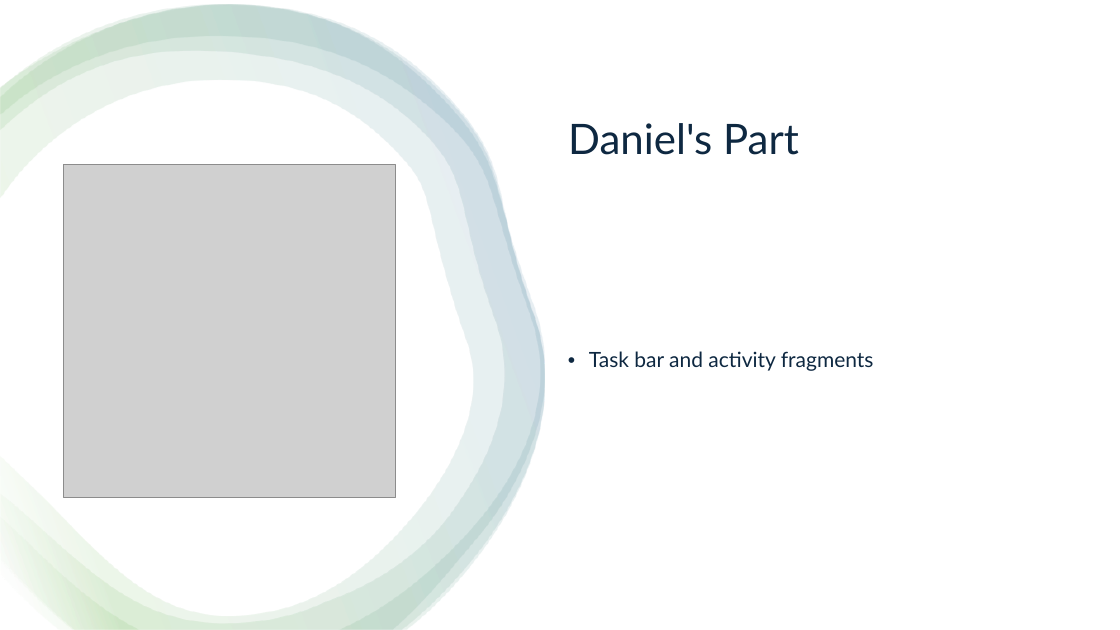
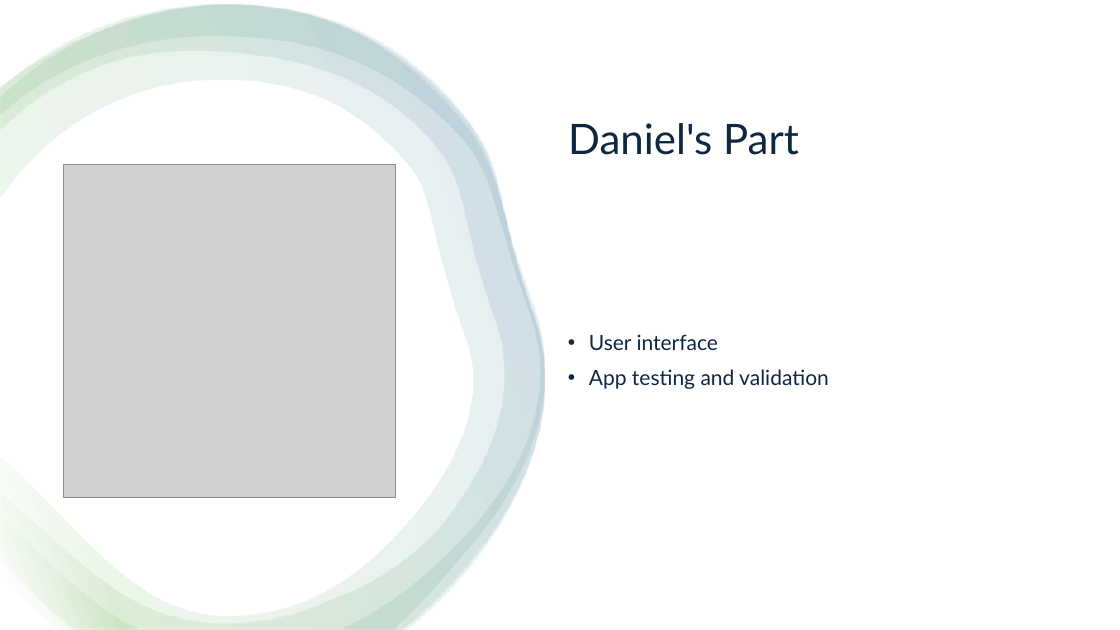
Before and after one commit to ChenDahan13/PlantDetect, a slide deck: slide 7 of Plant-_detect_2.pptx. Drawn at 1120x630 pixels with LibreOffice and Linux fonts; fonts in the diff are those of the drawing; grey boxes stand for pictures. Boxes give left, top, right and bottom in pixels: in the first picture for what was removed or moved away, otherwise in the second. Text is boxed around its words. In the diff, an @@ line names an element or a change of style, - is before the commit and + after.

```diff
--- a/Plant-_detect_2.pptx
+++ b/Plant-_detect_2.pptx
@@ text at (x1=589, y1=334, x2=829, y2=389): text changed @@
-• Task bar and activity fragments
+• User interface
+• App testing and validation
```
Also in this commit, not shown: 3 other slides changed.
